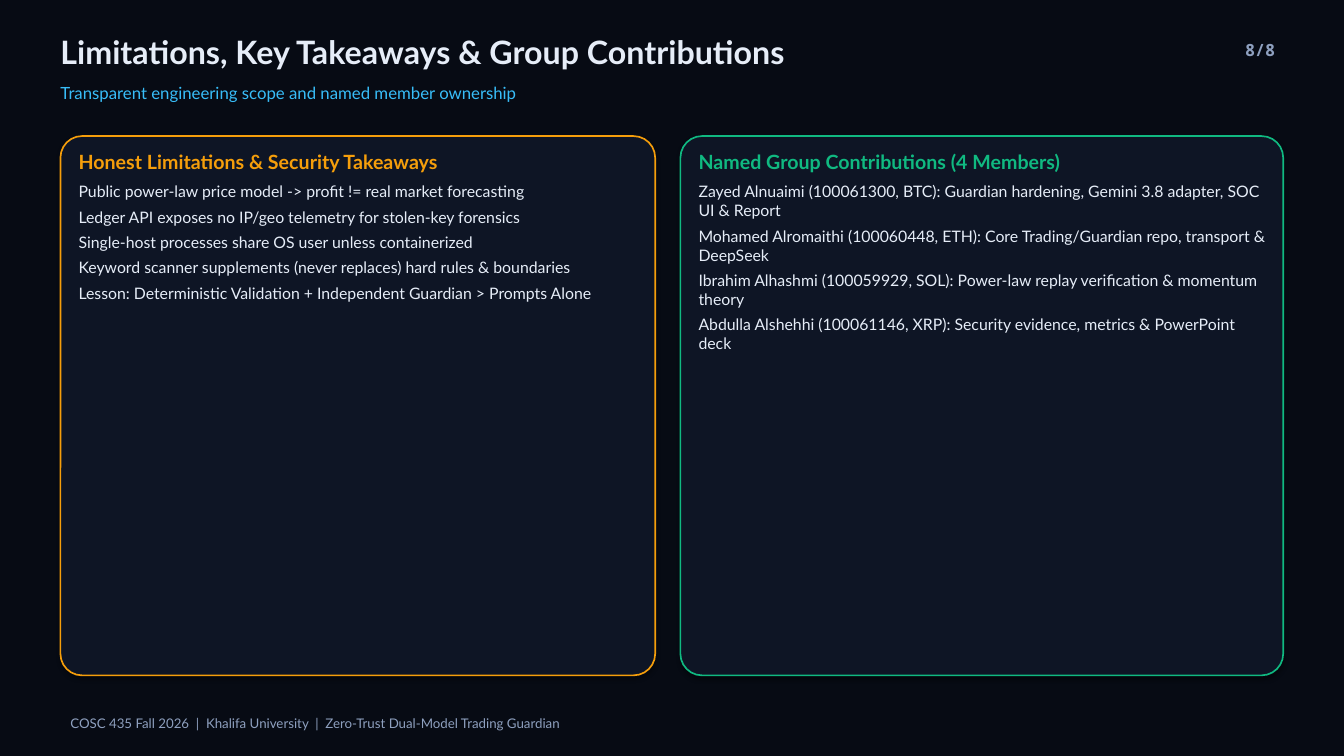
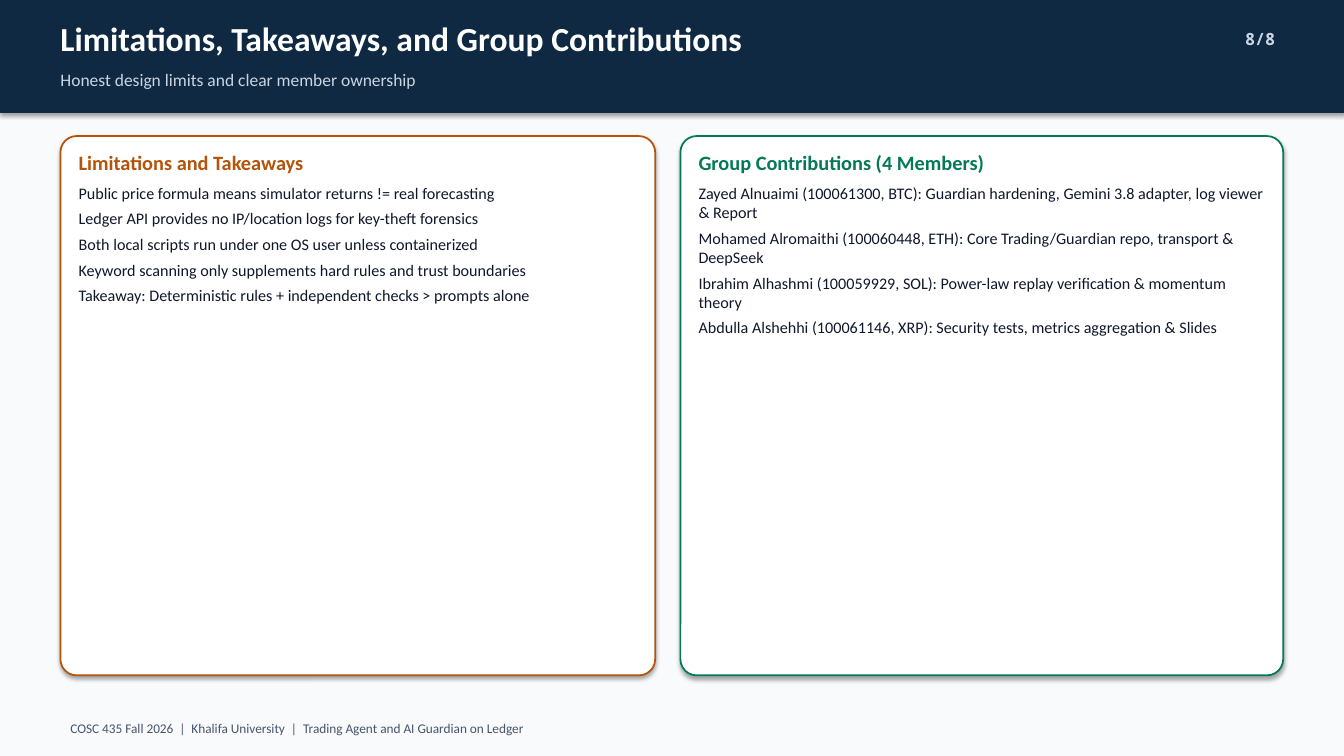
Before and after one commit to HaLTic/Ai_Security_Ledger_Project, a slide deck: slide 8 of slides/COSC435_Ledger_Guardian_Demo.pptx. Drawn at 1344x756 pixels with LibreOffice and Linux fonts; fonts in the diff are those of the drawing. Boxes give left, top, right and bottom in pixels: in the first picture for what was removed or moved away, otherwise in the second. Text is boxed around its words. In the diff, an @@ line names an element or a change of style, - is before the commit and + after.

Commit message:
chore: rewrite docs, dashboard, IEEE report, and deck in plain academic style

```diff
--- a/slides/COSC435_Ledger_Guardian_Demo.pptx
+++ b/slides/COSC435_Ledger_Guardian_Demo.pptx
@@ background #070B14 to #F8FAFC @@
@@ rectangle added at box(0, 0, 1344, 113), fill #0F2942 @@
@@ text at box(60, 27, 742, 57): text changed; size 23 to 24 pt; font Lato to Calibri; text colour #E6EDF8 to #FFFFFF @@
-Limitations, Key Takeaways & Group Contributions
+Limitations, Takeaways, and Group Contributions
@@ text "8/8": place and size @@
-text "8/8" at box(1245, 44, 1275, 56)
+text "8/8" at box(1245, 33, 1275, 45)
@@ text "8/8" at box(1245, 33, 1275, 45): text colour #8EA0BF to #CBD5E1 @@
@@ text at box(60, 74, 416, 89): text changed; size 12 to 12.5 pt; font Lato to Calibri; text colour #38BDF8 to #CBD5E1 @@
-Transparent engineering scope and named member ownership
+Honest design limits and clear member ownership
@@ rounded rectangle at box(60, 136, 655, 676): fill #0E1525 to #FFFFFF; outline #F59E0B 1.2 pt to #B45309 1.25 pt; proportions changed @@
@@ rounded rectangle at box(681, 136, 1284, 676): fill #0E1525 to #FFFFFF; outline #10B981 1.2 pt to #047857 1.25 pt; proportions changed @@
@@ text at box(79, 155, 529, 304): text changed; size 11.3 to 11.5 pt; font Lato to Calibri; text colour #E6EDF8 to #0F172A @@
-Honest Limitations & Security Takeaways
-Public power-law price model -> profit != real market forecasting
-Ledger API exposes no IP/geo telemetry for stolen-key forensics
-Single-host processes share OS user unless containerized
-Keyword scanner supplements (never replaces) hard rules & boundaries
-Lesson: Deterministic Validation + Independent Guardian > Prompts Alone
+Limitations and Takeaways
+Public price formula means simulator returns != real forecasting
+Ledger API provides no IP/location logs for key-theft forensics
+Both local scripts run under one OS user unless containerized
+Keyword scanning only supplements hard rules and trust boundaries
+Takeaway: Deterministic rules + independent checks > prompts alone
@@ text at box(699, 155, 1263, 221): text changed; size 11.3 to 11.5 pt; font Lato to Calibri; text colour #E6EDF8 to #0F172A @@
-Named Group Contributions (4 Members)
-Zayed Alnuaimi (100061300, BTC): Guardian hardening, Gemini 3.8 adapter, SOC UI & Report
+Group Contributions (4 Members)
+Zayed Alnuaimi (100061300, BTC): Guardian hardening, Gemini 3.8 adapter, log viewer & Report
@@ text at box(699, 232, 1226, 311): size 11.3 to 11.5 pt, font Lato to Calibri, text colour #E6EDF8 to #0F172A in "Mohamed Alromaithi (100060448, ETH): Core Trading/Guardian r ...", "Ibrahim Alhashmi (100059929, SOL): Power-law replay verifica ..." @@
@@ text at box(699, 321, 1217, 336): text changed; size 11.3 to 11.5 pt; font Lato to Calibri; text colour #E6EDF8 to #0F172A @@
-Abdulla Alshehhi (100061146, XRP): Security evidence, metrics & PowerPoint deck
+Abdulla Alshehhi (100061146, XRP): Security tests, metrics aggregation & Slides
@@ text at box(70, 723, 523, 736): text changed; font Lato to Calibri; text colour #8EA0BF to #475569 @@
-COSC 435 Fall 2026 | Khalifa University | Zero-Trust Dual-Model Trading Guardian
+COSC 435 Fall 2026 | Khalifa University | Trading Agent and AI Guardian on Ledger
```
Also in this commit, not shown: 7 other slides changed, 6 other files.
